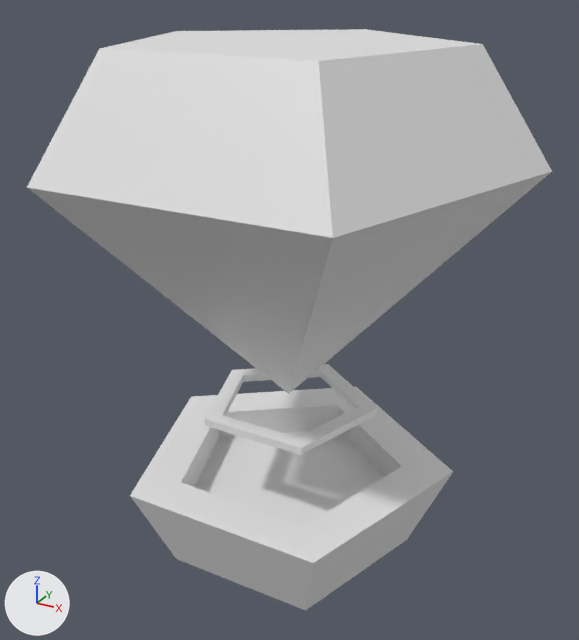
Two versions of the Blender file assets/blender/cristal.blend, one commit apart.
Before and after are seen from a camera (50 mm lens) standing at (2.04, -3.69, 3.29) and looking at (-0.04, 0.07, 1.41). Arrows for +X, +Y and +Z are at lower left; the lights stay in place.

The scene before the commit, as lines of its bpy script (objects in view):
```python
me_circle = bpy.data.meshes.new('Circle')
me_circle.from_pydata(...)  # 16 vertices, 16 faces; spans x -1.27..1.27, y -1.08..1.34, z -0.05..1.95
me_cylinder = bpy.data.meshes.new('Cylinder')
me_cylinder.from_pydata(...)  # 20 vertices, 17 faces; spans x -0.95..0.95, y -0.81..1.0, z 0.0..0.54
me_cylinder_001 = bpy.data.meshes.new('Cylinder.001')
me_cylinder_001.from_pydata(...)  # 20 vertices, 20 faces; spans x -0.507..0.507, y -0.432..0.533, z -0.022..0.022
ob_circle = bpy.data.objects.new('Circle', me_circle)
ob_circle.location = (0.0, 0.0, 1.008)
ob_cylinder = bpy.data.objects.new('Cylinder', me_cylinder)
ob_cylinder.location = (0.0, 0.0, 0.0)
ob_cylinder_001 = bpy.data.objects.new('Cylinder.001', me_cylinder_001)
ob_cylinder_001.location = (0.0, 0.0, 0.903)
```
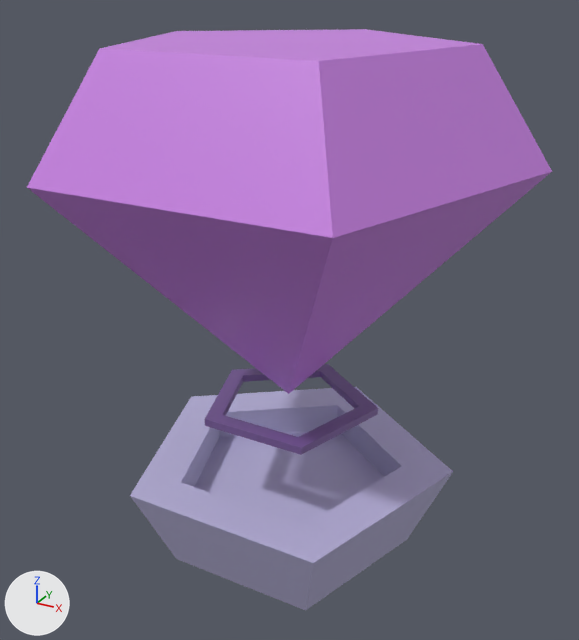
Commit message: feat(assets): Add simple materials to models

Where the change shows, as pixel boxes (x1, y1, x2, y2) in the pictures (579 x 640 px):
'Circle', recoloured (white to purple): (27, 29, 552, 394) in both
'Cylinder', recoloured (white to blue): (130, 387, 453, 611) in both
'Cylinder.001', recoloured (grey to purple): (204, 364, 378, 455) in both

Patch to the scene script:
```diff
--- a/assets/blender/cristal.blend.py
+++ b/assets/blender/cristal.blend.py
@@ mat_material_003 @@
+mat_material_003 = principled_material('Material.003')
+mat_material_003.base_color = (0.175, 0.0957, 0.291)  # purple #745793
@@ mat_material_001 @@
+mat_material_001 = principled_material('Material.001')
+mat_material_001.base_color = (0.606, 0.229, 0.8)  # purple #cc84e7
@@ mat_material_002 @@
+mat_material_002 = principled_material('Material.002')
+mat_material_002.base_color = (0.482, 0.453, 0.7)  # blue #b8b3da
@@ me_cylinder @@
 me_cylinder.from_pydata(...)  # 20 vertices, 17 faces; spans x -0.95..0.95, y -0.81..1.0, z 0.0..0.54
+me_cylinder.materials.append(mat_material_002)  # blue #b8b3da
@@ me_circle @@
 me_circle.from_pydata(...)  # 16 vertices, 16 faces; spans x -1.27..1.27, y -1.08..1.34, z -0.05..1.95
+me_circle.materials.append(mat_material_001)  # purple #cc84e7
@@ me_cylinder_001 @@
 me_cylinder_001.from_pydata(...)  # 20 vertices, 20 faces; spans x -0.507..0.507, y -0.432..0.533, z -0.022..0.022
+me_cylinder_001.materials.append(mat_material_003)  # purple #745793
```
